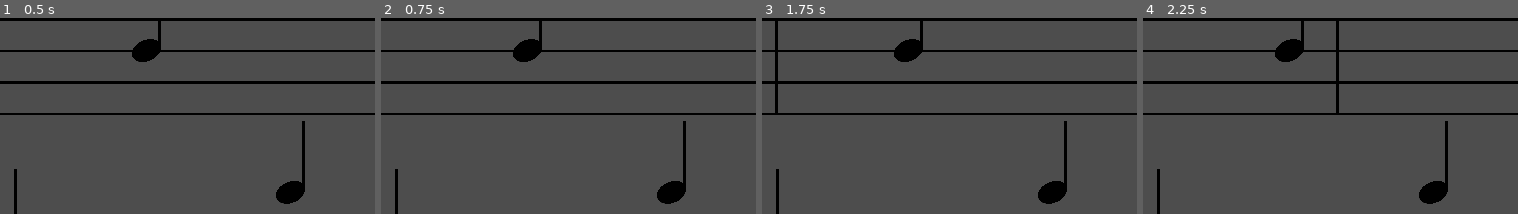
Above: before the commit, frames 1-4 (left to right).
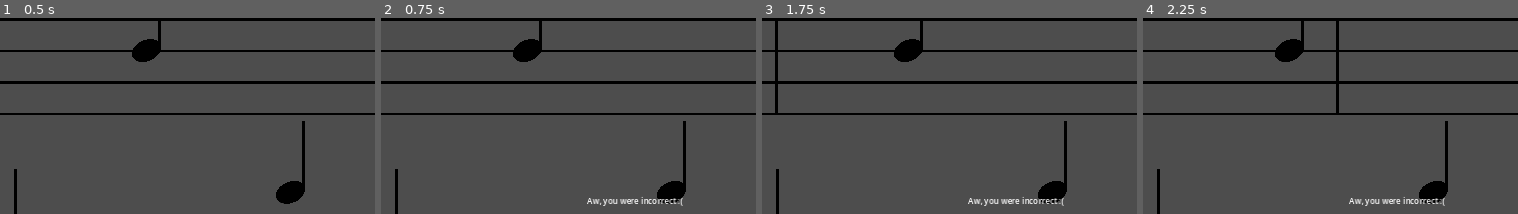
Above: after the commit, the same moments.

Repository: Sniggiho/COMP225-Reluna
Game: Godot game, scene res://Scenes/firstScene.tscn
Two runs of this game, one before a commit and one after it. Both use one fixed random seed, a clock stepped at 60 frames per second and the inputs below.
Inputs (mouse positions are % of the whole screen's width and height, from its top left):
- Up to frame 1 (0.5 s): no input
- Up to frame 2 (0.75 s): click (7, 73) at 0.5 s
- Up to frame 3 (1.75 s): click (7, 63) at 1.25 s
- Up to frame 4 (2.25 s): click (7, 63) at 2 s
The pictures show only the part of the screen within x 20-70%, y 21-71%; the shares and areas given below are measured in that part.

Frame 1 is identical in both runs. In frame 2, 0.5% of the frame differs, in the area x 54-81%, y 91-96%; in frame 3, 0.5%; in frame 4, 0.5%.

Commit message:
Added hacky feedback window (remove later)

Diff:
--- a/Project/Scenes/LevelManager/LevelManager.gd
+++ b/Project/Scenes/LevelManager/LevelManager.gd
@@ -115,11 +115,17 @@
 
 	var correct : bool = listOfDetunedNotes.hash() == playersSelectedNotes.hash()
 
+	var feedbackText = get_parent().find_child("feedbackTemp")
+
 	## TODO
 	if correct:
 		print("Yay you were correct!")
+		if feedbackText:
+			feedbackText.text = "Yay you were correct!"
 	else:
 		print("Aw, you were incorrect :(")
+		if feedbackText:
+			feedbackText.text = "Aw, you were incorrect :("
 
 ## Call to keep a level manager around and generate new list of detuned notes, tune creator, etc.
 func _reset() -> void:
--- a/Project/Scenes/PlayBar/play_bar.tscn
+++ b/Project/Scenes/PlayBar/play_bar.tscn
@@ -3,7 +3,7 @@
 [ext_resource type="Script" path="res://Scenes/PlayBar/PlayBar.gd" id="1_3y8rp"]
 
 [sub_resource type="RectangleShape2D" id="RectangleShape2D_1cbyy"]
-size = Vector2(10, 1000)
+size = Vector2(20, 1000)
 
 [node name="PlayBar" type="Line2D"]
 points = PackedVector2Array(0, -100, 0, 100)
--- a/Project/Scenes/firstScene.tscn
+++ b/Project/Scenes/firstScene.tscn
@@ -96,6 +96,13 @@
 [node name="PopupMenu" type="PopupMenu" parent="."]
 size = Vector2i(500, 500)
 
+[node name="feedbackTemp" type="RichTextLabel" parent="."]
+offset_left = 808.0
+offset_top = 592.0
+offset_right = 1219.0
+offset_bottom = 759.0
+mouse_filter = 2
+
 [connection signal="pressed" from="PlayButton" to="MusicStaff" method="_on_play_button_pressed"]
 [connection signal="pressed" from="CheckButton" to="LevelManager" method="checkPlayerInput"]
 [connection signal="pressed" from="ResetButton" to="LevelManager" method="_reset"]
